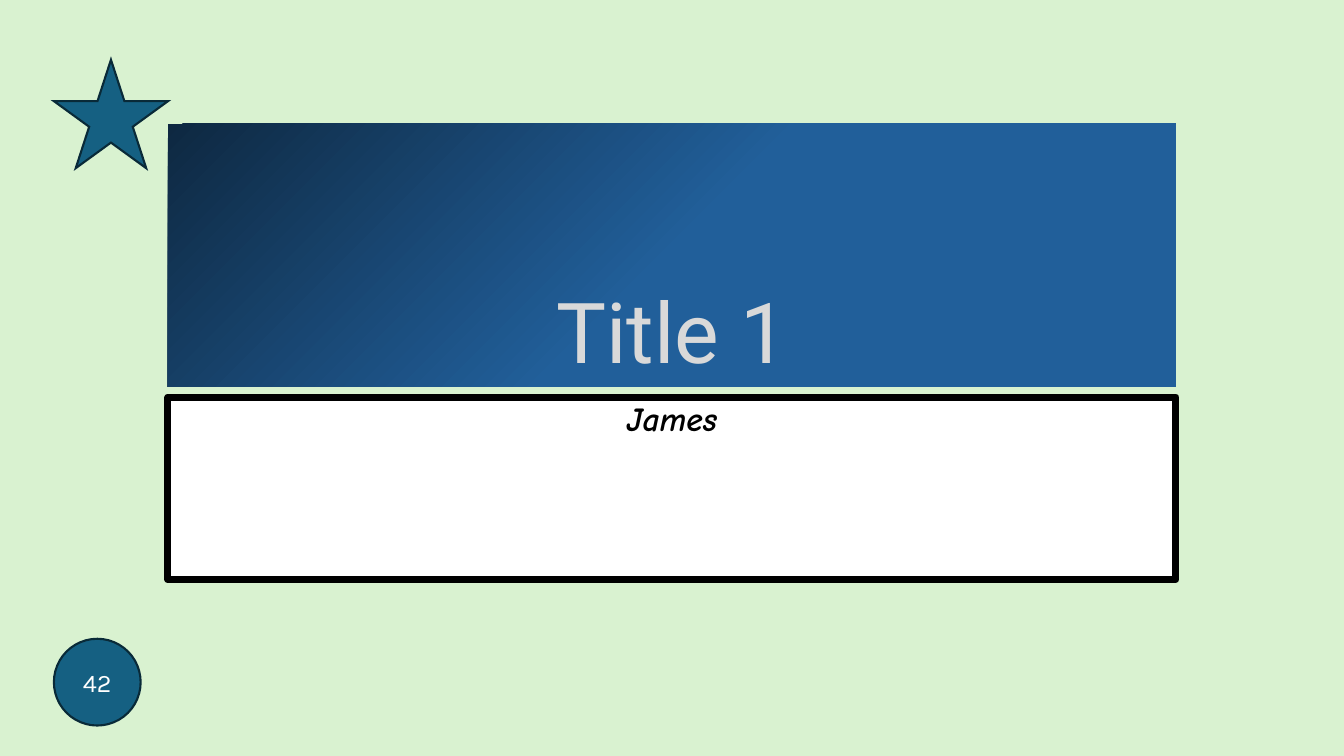
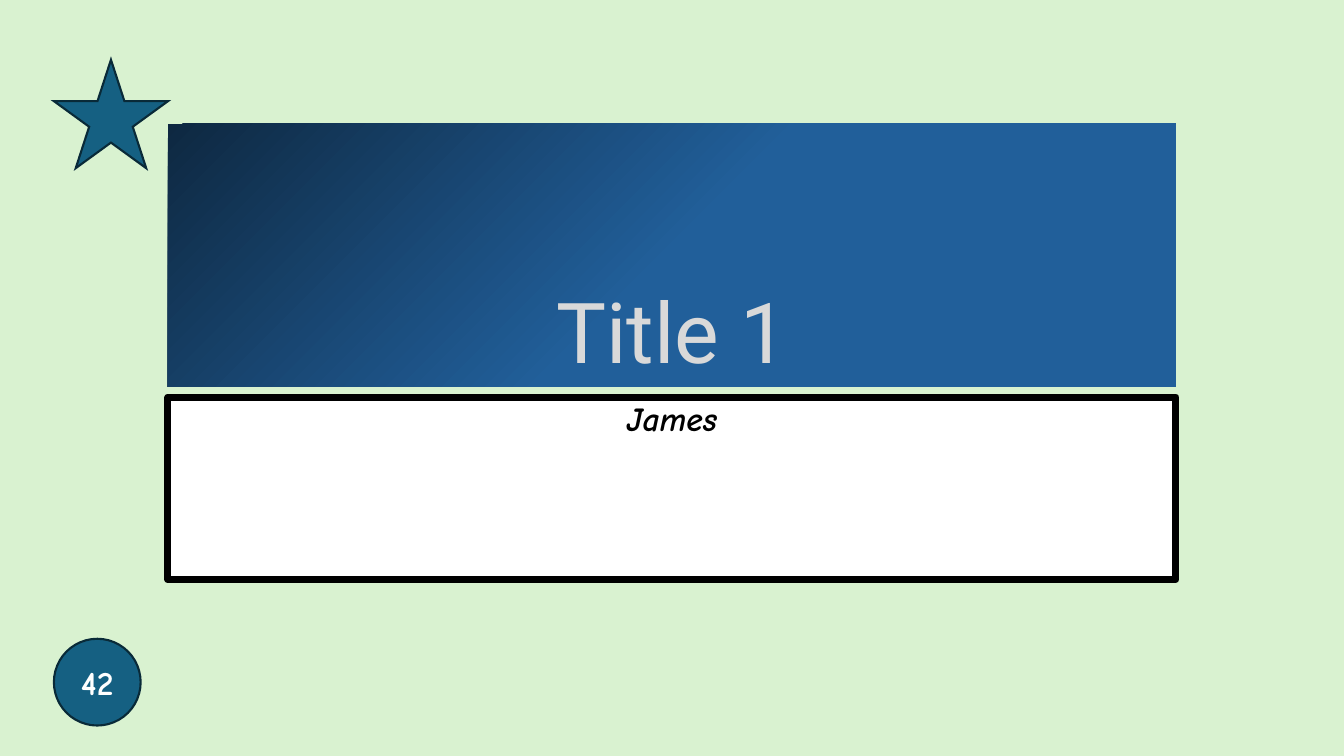
Before and after one commit to mixedjames/pptx2html, a slide deck: slide 1 of apps/web-demo/src/Presentation1.pptx. Drawn at 1344x756 pixels with LibreOffice and Linux fonts; fonts in the diff are those of the drawing. Boxes give left, top, right and bottom in pixels: in the first picture for what was removed or moved away, otherwise in the second. Text is boxed around its words. In the diff, an @@ line names an element or a change of style, - is before the commit and + after.

```diff
--- a/apps/web-demo/src/Presentation1.pptx
+++ b/apps/web-demo/src/Presentation1.pptx
@@ ellipse "42" at bbox=[53, 639, 140, 726]: size 18 to 24 pt, font Karla to Comic Neue, bold on @@
```
Also in this commit, not shown: 1 other slide changed, 24 other files.
